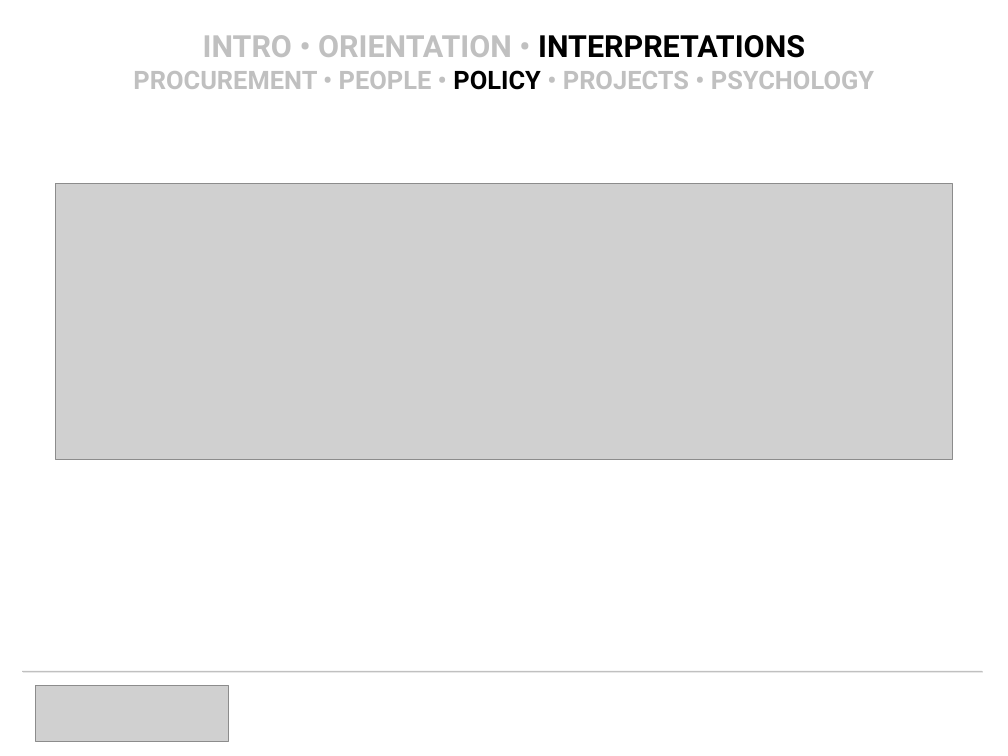
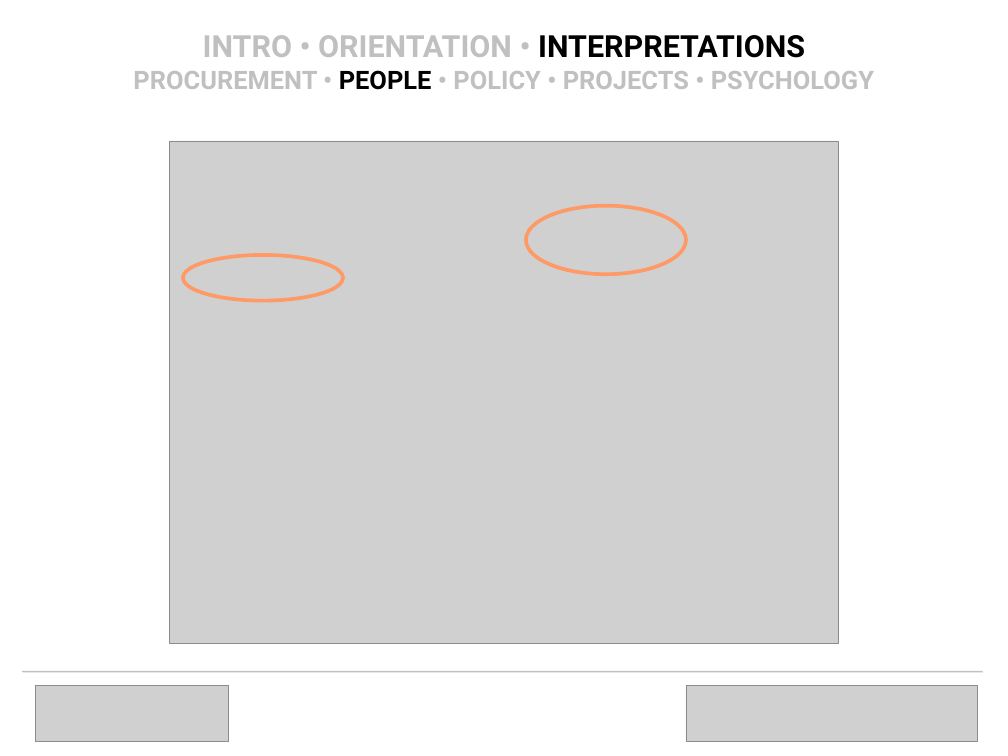
Before and after one commit to OpenTechStrategies/timelines, a slide deck: slide 21 of us-govt-open-source.odp (slide 14 before the commit). Drawn at 1008x756 pixels with LibreOffice and Linux fonts; fonts in the diff are those of the drawing; grey boxes stand for pictures; background and template pictures are left out. Boxes give left, top, right and bottom in pixels: in the first picture for what was removed or moved away, otherwise in the second. Text is boxed around its words. In the diff, an @@ line names an element or a change of style, - is before the commit and + after.

```diff
--- a/us-govt-open-source.odp
+++ b/us-govt-open-source.odp
@@ title "INTRO • ORIENTATION • INTERPRETATIONS ..." at bbox=[133, 35, 874, 90]: text colour #C0C0C0 to #000000 in "PEOPLE"; text colour #000000 to #C0C0C0 in "POLICY" @@
@@ picture: place and size @@
-picture at bbox=[56, 184, 952, 460]
+picture at bbox=[170, 141, 839, 644]
@@ ellipse added at bbox=[526, 206, 686, 274], outline #FF9966 2.89 pt @@
@@ ellipse added at bbox=[183, 255, 343, 301], outline #FF9966 2.89 pt @@
@@ picture added at bbox=[686, 686, 978, 742] @@
```
Also in this commit, not shown: 6 other slides changed, 8 slides added, 1 other file.
